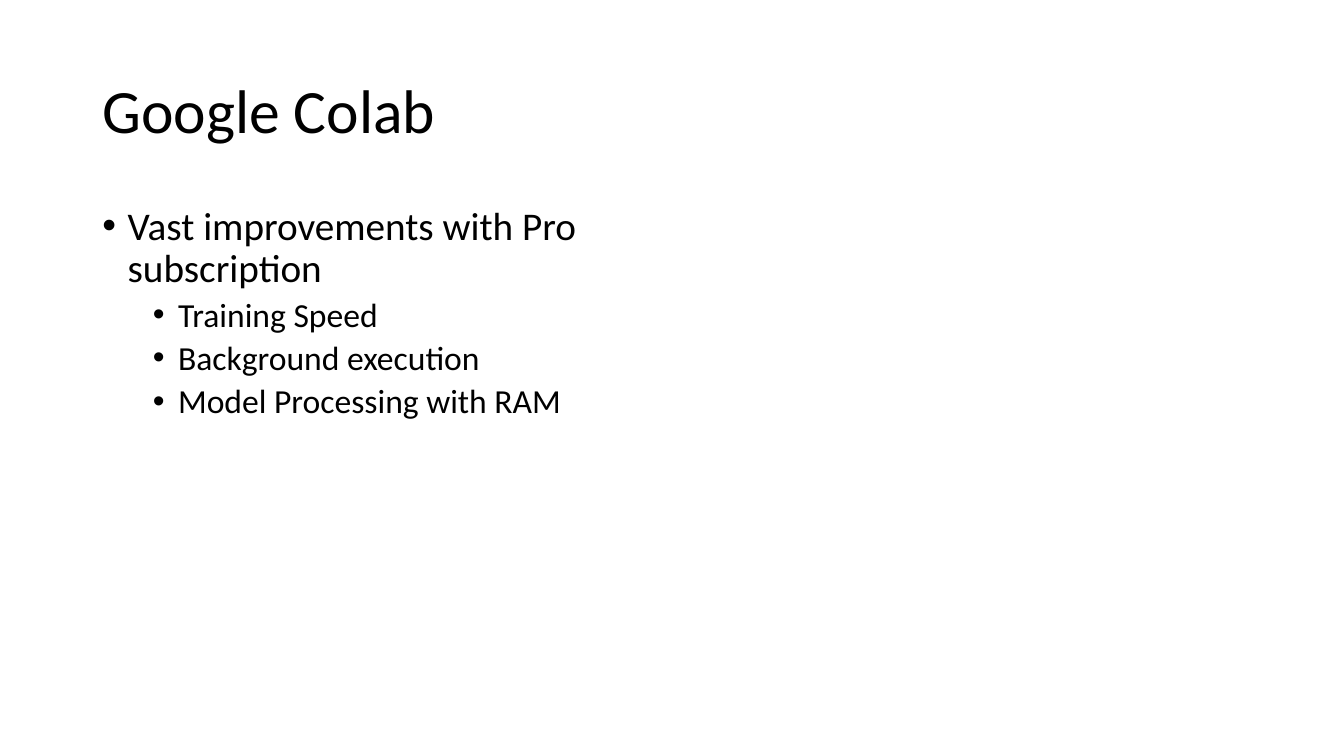
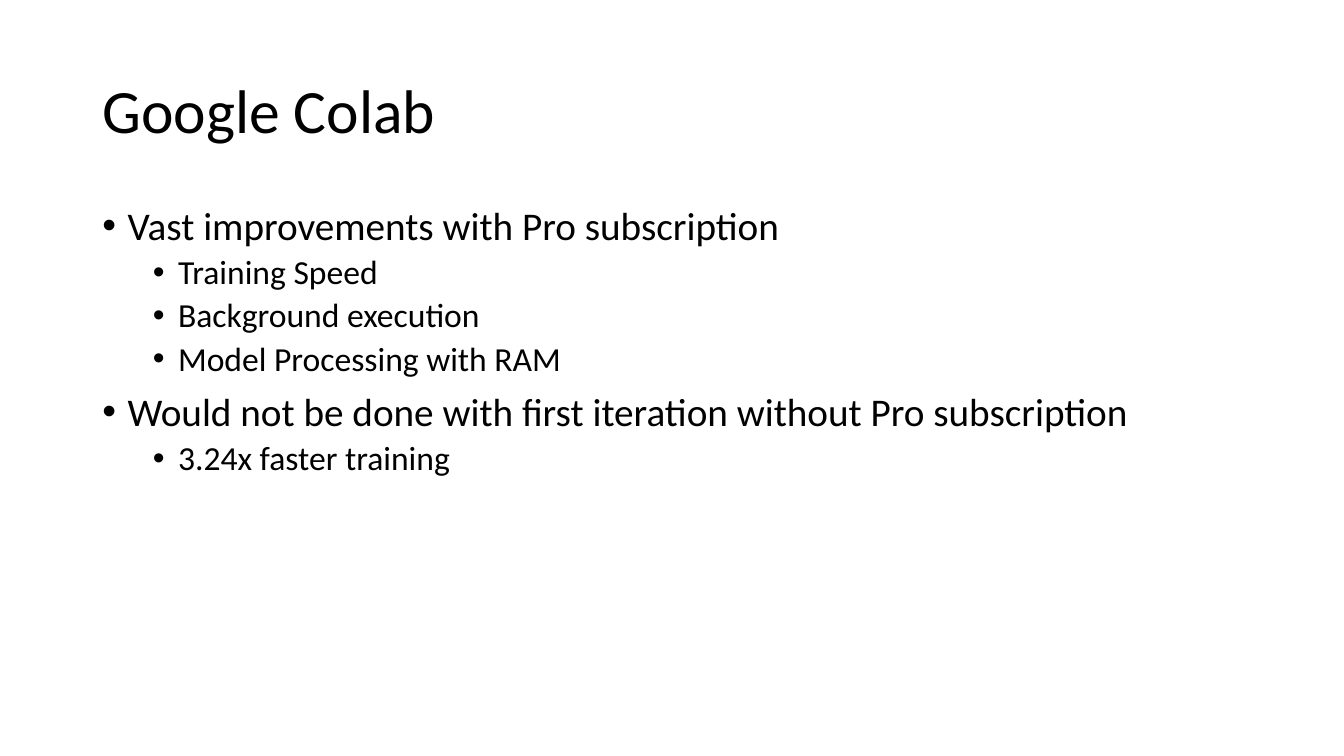
Before and after one commit to daea69twins/voiceseperation, a slide deck: slide 4 of Bi-Weekly Reports/Week 12.pptx. Drawn at 1344x756 pixels with LibreOffice and Linux fonts; fonts in the diff are those of the drawing. Boxes give left, top, right and bottom in pixels: in the first picture for what was removed or moved away, otherwise in the second. Text is boxed around its words. In the diff, an @@ line names an element or a change of style, - is before the commit and + after.

```diff
--- a/Bi-Weekly Reports/Week 12.pptx
+++ b/Bi-Weekly Reports/Week 12.pptx
@@ text at (128, 398, 1127, 476): paragraphs added @@
+• Would not be done with first iteration without Pro subscription
+  • 3.24x faster training
```
Also in this commit, not shown: 2 other slides changed, 15 other files.
